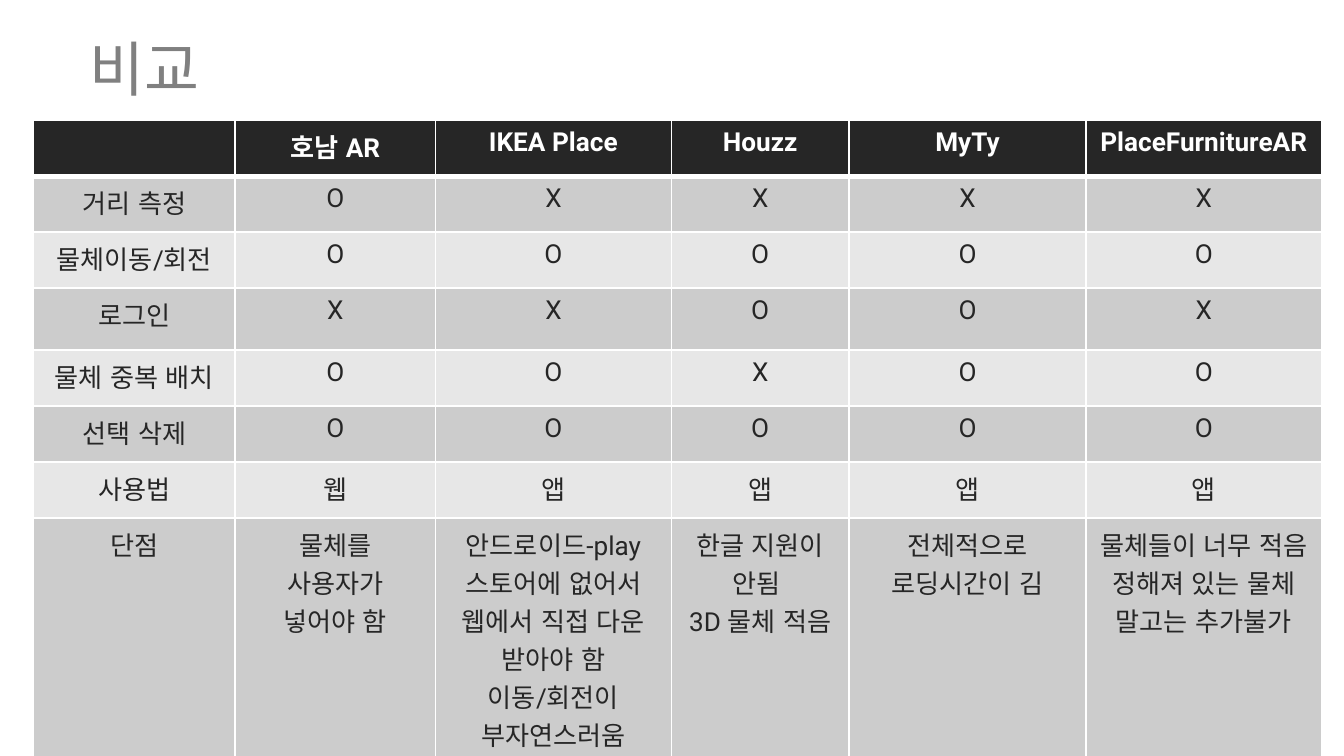
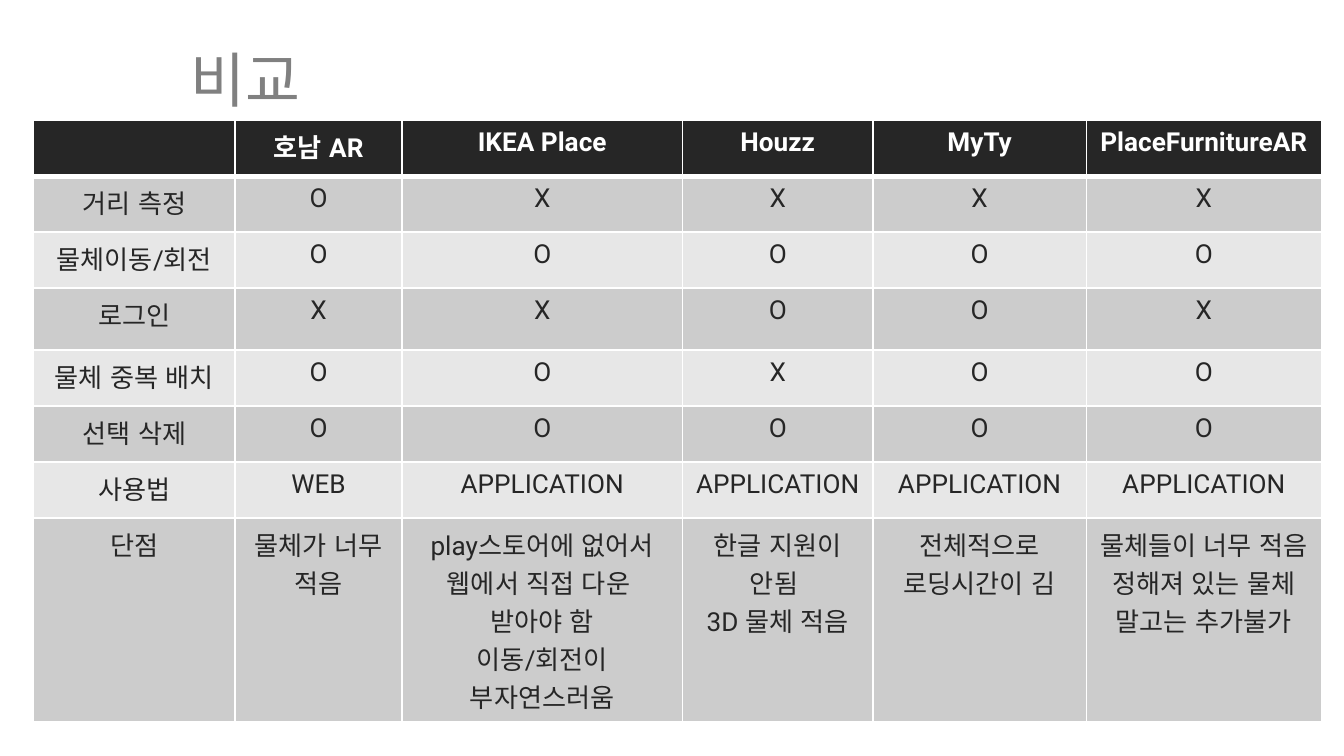
Before and after one commit to ptyoiy/ARwork, a slide deck: slide 7 of 호남-발표자료.pptx. Drawn at 1344x756 pixels with LibreOffice and Linux fonts; fonts in the diff are those of the drawing. Boxes give left, top, right and bottom in pixels: in the first picture for what was removed or moved away, otherwise in the second. Text is boxed around its words. In the diff, an @@ line names an element or a change of style, - is before the commit and + after.

```diff
--- a/호남-발표자료.pptx
+++ b/호남-발표자료.pptx
@@ text "비교": place and size @@
-text "비교" at <box>90,41,200,96</box>
+text "비교" at <box>190,52,300,107</box>
@@ table at <box>34,121,1322,713</box> @@
-row 7: 사용법 | 웹 | 앱 | 앱 | 앱 | 앱
+row 7: 사용법 | WEB | APPLICATION | APPLICATION | APPLICATION | APPLICATION
-row 8, column 2: 물체를 사용자가 넣어야 함
+row 8, column 2: 물체가 너무 적음
-row 8, column 3: 안드로이드-play스토어에 없어서 웹에서 직접 다운 받아야 함 / 이동/회전이 부자연스러움
+row 8, column 3: play스토어에 없어서 웹에서 직접 다운 / 받아야 함 / 이동/회전이 부자연스러움
```
Also in this commit, not shown: 11 other slides changed, 3 slides added, 1 slide removed, 1 other file.
